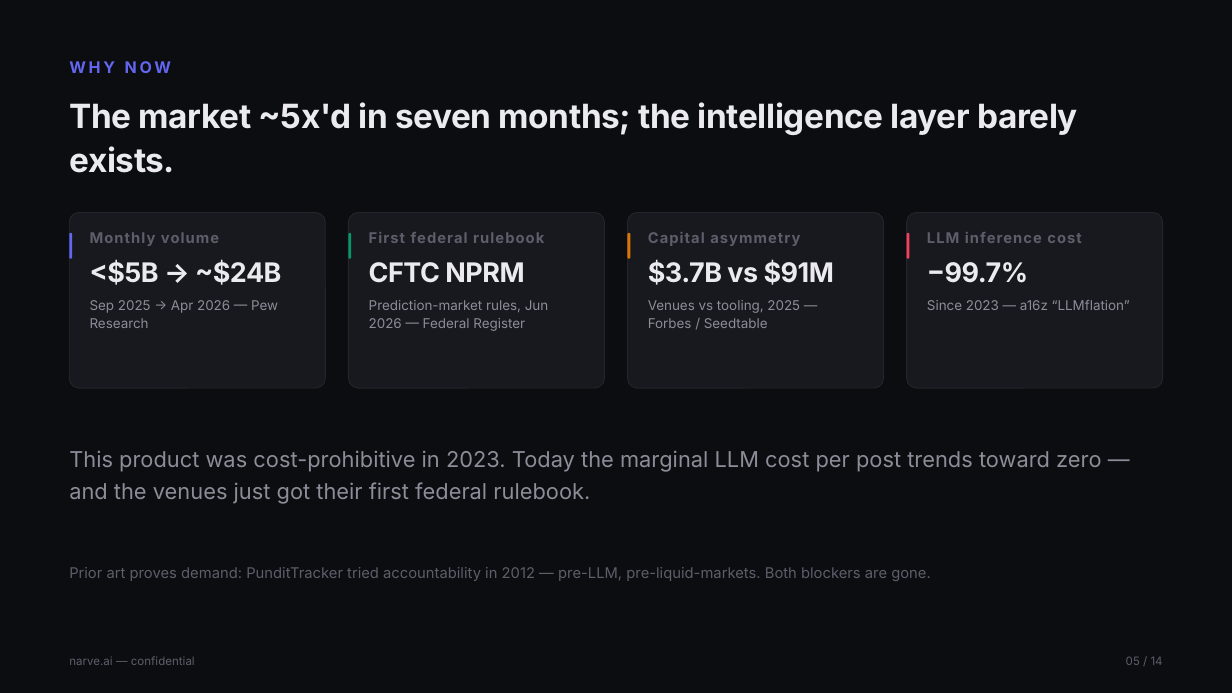
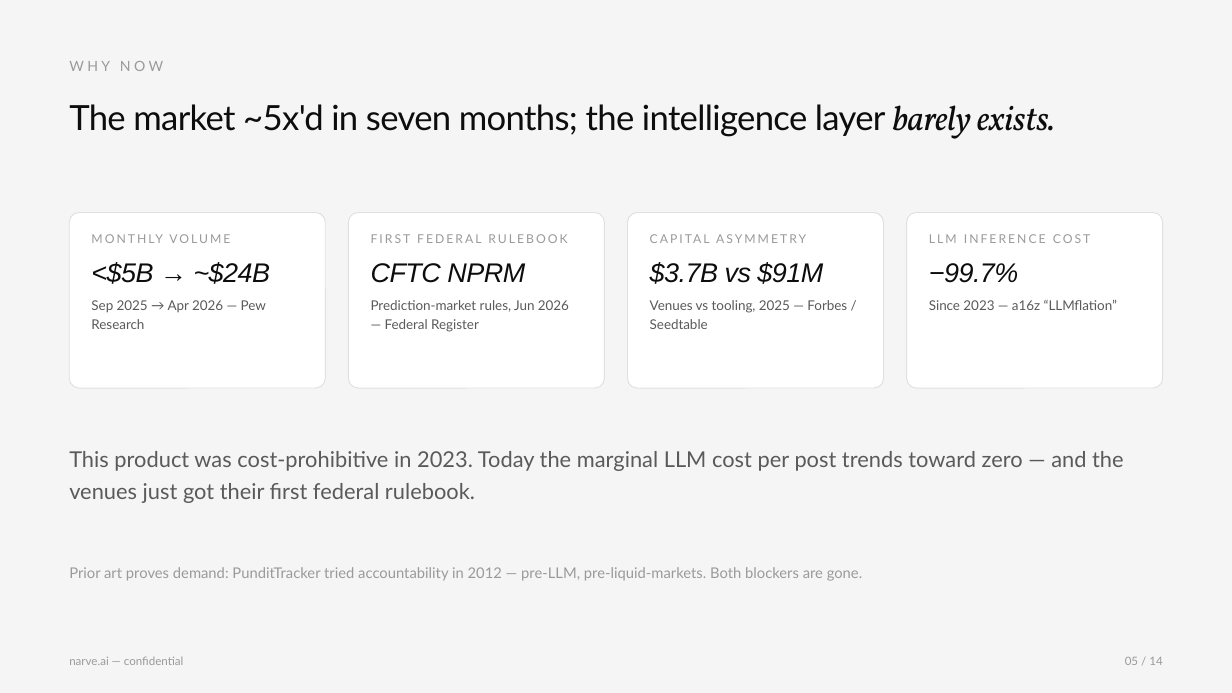
Before and after one commit to Jhabbig/Habbig, a slide deck: slide 5 of pitch-deck/narve-pitch-deck.pptx. Drawn at 1232x693 pixels with LibreOffice and Linux fonts; fonts in the diff are those of the drawing. Boxes give left, top, right and bottom in pixels: in the first picture for what was removed or moved away, otherwise in the second. Text is boxed around its words. In the diff, an @@ line names an element or a change of style, - is before the commit and + after.

```diff
--- a/pitch-deck/narve-pitch-deck.pptx
+++ b/pitch-deck/narve-pitch-deck.pptx
@@ rectangle at <box>0,0,1232,693</box>: fill #0C0D10 to #F5F5F5 @@
@@ text "WHY NOW" at <box>69,61,163,71</box>: size 12.5 to 11 pt, font Inter to Lato, text colour #6366F1 to #9A9A9A, letter spacing 2.2 to 2.6 pt, bold off @@
@@ text "The market ~5x'd in seven ..." at <box>69,104,1055,139</box>: size 26 to 27 pt, text colour #EBEBEF to #0D0D0D, bold off; font Inter to Lato, letter spacing -0.3 to -0.5 pt in "The market ~5x'd in seven months; the ..."; font Inter to Vollkorn, italic on in "barely exists." @@
@@ rounded rectangle removed at <box>69,233,72,259</box> @@
@@ text at <box>90,232,219,246</box>: text changed; size 11.5 to 9.5 pt; font Inter to Lato; text colour #5C5E6A to #9A9A9A; bold off @@
-Monthly volume
+MONTHLY VOLUME
@@ fill #18191E to #FFFFFF; outline #24252C 0.75 pt to #E0E0E0 0.75 pt in 3 elements at <box>69,213,325,388</box>, <box>907,213,1163,388</box>, <box>348,213,604,388</box> @@
@@ rounded rectangle removed at <box>348,233,351,259</box> @@
@@ text at <box>371,234,567,243</box>: text changed; size 11.5 to 9.5 pt; font Inter to Lato; text colour #5C5E6A to #9A9A9A; bold off @@
-First federal rulebook
+FIRST FEDERAL RULEBOOK
@@ rounded rectangle removed at <box>628,233,630,259</box> @@
@@ rounded rectangle added at <box>628,213,884,388</box>, fill #FFFFFF, outline #E0E0E0 0.75 pt @@
@@ text at <box>648,232,800,246</box>: text changed; size 11.5 to 9.5 pt; font Inter to Lato; text colour #5C5E6A to #9A9A9A; bold off @@
-Capital asymmetry
+CAPITAL ASYMMETRY
@@ rounded rectangle: place and size @@
-rounded rectangle at <box>628,213,884,388</box>
+rounded rectangle at <box>907,213,1163,388</box>
@@ rounded rectangle removed at <box>907,213,1163,388</box> @@
@@ rounded rectangle removed at <box>907,233,909,259</box> @@
@@ text at <box>929,234,1091,243</box>: text changed; size 11.5 to 9.5 pt; font Inter to Lato; text colour #5C5E6A to #9A9A9A; bold off @@
-LLM inference cost
+LLM INFERENCE COST
@@ text at <box>91,262,271,329</box>: font Inter to Arial, text colour #EBEBEF to #0D0D0D, bold off, italic on in "<$5B → ~$24B"; font Inter to Lato, text colour #8B8D98 to #5A5A5A in "Sep 2025 → Apr 2026 — Pew ..." @@
@@ text at <box>371,263,569,332</box>: font Inter to Arial, text colour #EBEBEF to #0D0D0D, bold off, italic on in "CFTC NPRM"; font Inter to Lato, text colour #8B8D98 to #5A5A5A in "Prediction-market rules, Jun 2026 — Federal Register" @@
@@ text at <box>650,262,847,329</box>: font Inter to Arial, text colour #EBEBEF to #0D0D0D, bold off, italic on in "$3.7B vs $91M"; font Inter to Lato, text colour #8B8D98 to #5A5A5A in "Venues vs tooling, 2025 — Forbes / ..." @@
@@ text at <box>929,263,1117,310</box>: font Inter to Arial, text colour #EBEBEF to #0D0D0D, bold off, italic on in "−99.7%"; font Inter to Lato, text colour #8B8D98 to #5A5A5A in "Since 2023 — a16z “LLMflation”" @@
@@ text "This product was cost-prohibitive in ..." at <box>69,451,1124,503</box>: font Inter to Lato, text colour #8B8D98 to #5A5A5A @@
@@ font Inter to Lato, text colour #5C5E6A to #9A9A9A in 3 elements at <box>69,656,183,665</box>, <box>1125,657,1162,665</box>, <box>69,567,863,581</box> @@
```
Also in this commit, not shown: 13 other slides changed, 1 other file.
